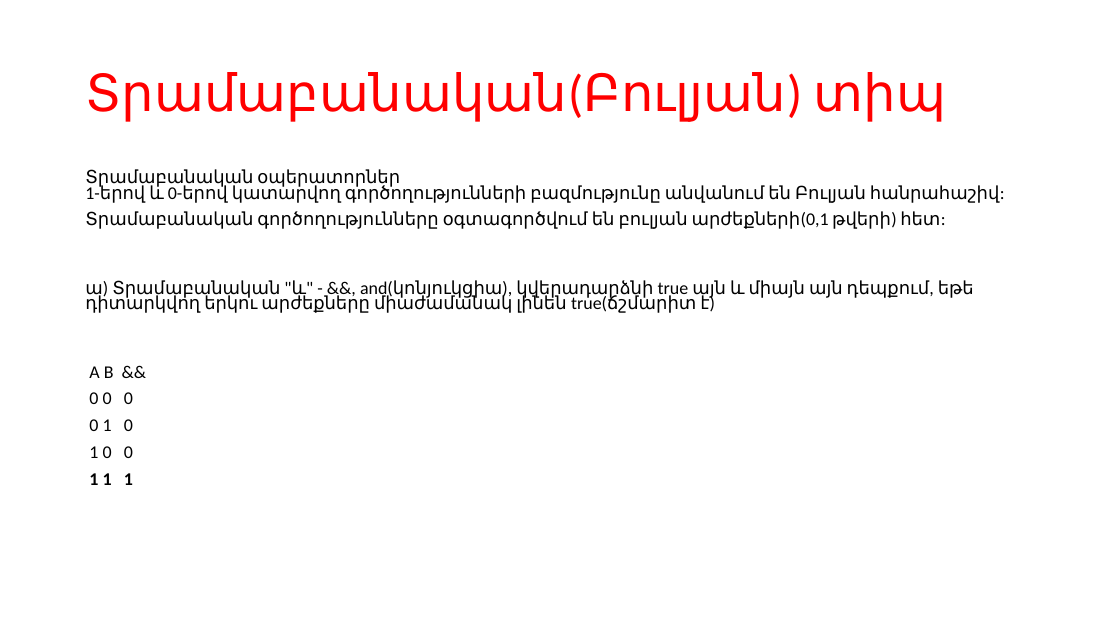
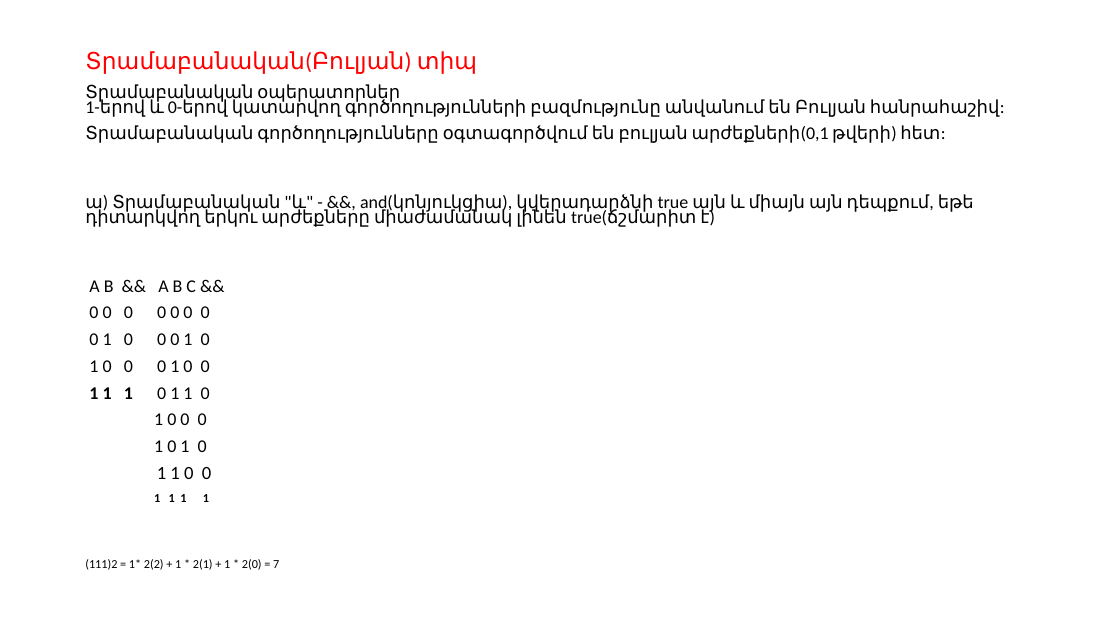
Before and after one commit to gevorgdarbinyan/Training, a slide deck: slide 16 of 5/Web ծրագրավորման դասընթաց - Դաս 5.pptx. Drawn at 1120x630 pixels with LibreOffice and Linux fonts; fonts in the diff are those of the drawing. Boxes give left, top, right and bottom in pixels: in the first picture for what was removed or moved away, otherwise in the second. Text is boxed around its words. In the diff, an @@ line names an element or a change of style, - is before the commit and + after.

```diff
--- a/5/Web ծրագրավորման դասընթաց - Դաս 5.pptx
+++ b/5/Web ծրագրավորման դասընթաց - Դաս 5.pptx
@@ title "Տրամաբանական(Բուլյան) տիպ" at bbox=[85, 51, 477, 74]: size 44 to 20 pt @@
@@ text "Տրամաբանական օպերատորներ 1-երով և 0-երով ...": place and size @@
-text "Տրամաբանական օպերատորներ 1-երով և 0-երով ..." at bbox=[85, 169, 999, 485]
+text "Տրամաբանական օպերատորներ 1-երով և 0-երով ..." at bbox=[85, 84, 999, 570]
@@ text at bbox=[85, 280, 279, 570]: text changed @@
-A B &&
-0 0 0
-0 1 0
-1 0 0
-1 1 1
+A B && A B C &&
+0 0 0 0 0 0 0
+0 1 0 0 0 1 0
+1 0 0 0 1 0 0
+1 1 1 0 1 1 0
+1 0 0 0
+1 0 1 0
+1 1 0 0
+1 1 1 1
+(111)2 = 1* 2(2) + 1 * 2(1) + 1 * 2(0) = 7
```
Also in this commit, not shown: 12 other slides changed, 3 slides added, 5 other files.
